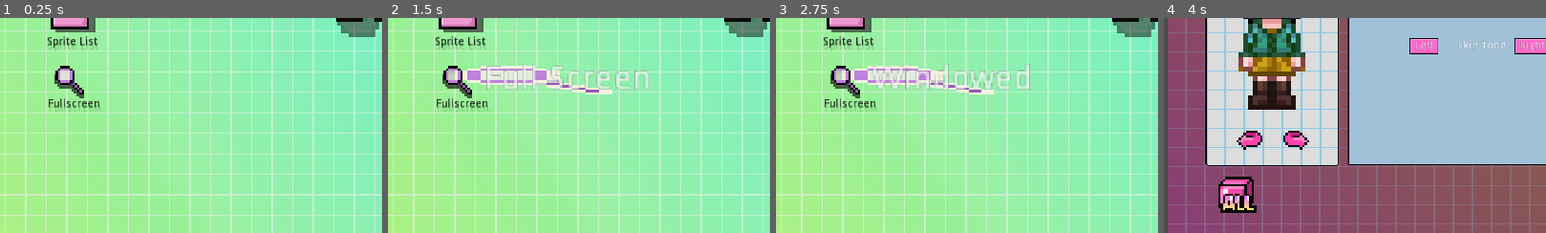
Above: before the commit, frames 1-4 (left to right).
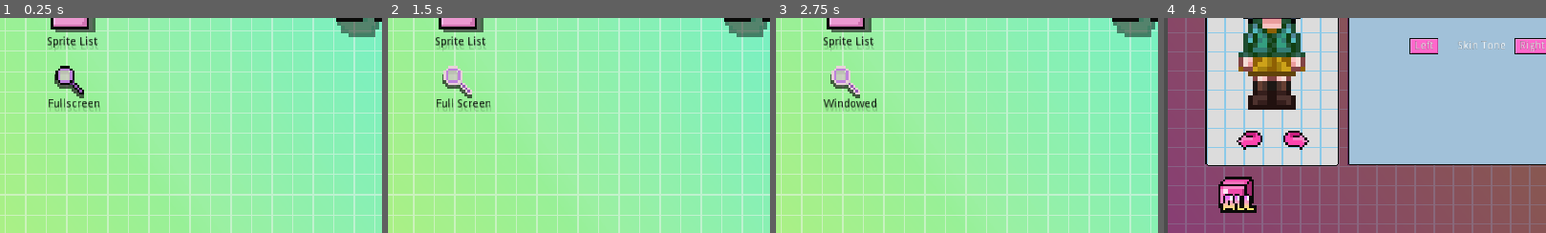
Above: after the commit, the same moments.

Repository: Sleeping-Robot-Games/Sprite-Generator
Game: Godot game, scene res://Scenes/Menu.tscn
Two runs of this game, one before a commit and one after it. Both use one fixed random seed, a clock stepped at 60 frames per second and the inputs below.
Inputs (mouse positions are % of the whole screen's width and height, from its top left; square brackets give the same spot before the commit, where the layout moved):
- Up to frame 1 (0.25 s): no input
- Up to frame 2 (1.5 s): click (9, 56) at 0.5 s; click (9, 56) [20, 56] at 1.25 s
- Up to frame 3 (2.75 s): click (9, 56) [21, 56] at 2 s
- Up to frame 4 (4 s): click (9, 25) at 2.75 s; click (43, 30) at 3.52 s; type "Alex" at 3.6 s
The pictures show only the part of the screen within x 0-50%, y 42-92%; the shares and areas given below are measured in that part.

The runs differ from the first frame. In frame 1, 0.1% of the frame differs, in the area x 15-19%, y 24-29%; in frame 2, 4.0%; in frame 3, 4.2%, in the area x 12-67%, y 21-44%; in frame 4, nothing differs.

Commit message:
fix fullscreen button

Diff:
--- a/Scenes/Main.tscn
+++ b/Scenes/Main.tscn
@@ -11,7 +11,6 @@
 [ext_resource path="res://Assets/Ui/magnifying.png" type="Texture" id=9]
 [ext_resource path="res://Assets/Ui/magnifyinghover.png" type="Texture" id=10]
 [ext_resource path="res://Assets/Ui/magnifyingpressed.png" type="Texture" id=11]
-[ext_resource path="res://Assets/Ui/magnifyingfocus.png" type="Texture" id=12]
 [ext_resource path="res://Assets/Ui/palette.png" type="Texture" id=13]
 [ext_resource path="res://Assets/Ui/palettefocus.png" type="Texture" id=14]
 [ext_resource path="res://Assets/Ui/palettepressed.png" type="Texture" id=15]
@@ -48,22 +47,6 @@
 [sub_resource type="StyleBoxTexture" id=3]
 texture = ExtResource( 4 )
 region_rect = Rect2( 0, 0, 32, 16 )
-
-[sub_resource type="StyleBoxTexture" id=5]
-texture = ExtResource( 10 )
-region_rect = Rect2( 0, 0, 16, 16 )
-
-[sub_resource type="StyleBoxTexture" id=6]
-texture = ExtResource( 11 )
-region_rect = Rect2( 0, 0, 16, 16 )
-
-[sub_resource type="StyleBoxTexture" id=7]
-texture = ExtResource( 12 )
-region_rect = Rect2( 0, 0, 16, 16 )
-
-[sub_resource type="StyleBoxTexture" id=8]
-texture = ExtResource( 9 )
-region_rect = Rect2( 0, 0, 16, 16 )
 
 [node name="Main" type="Node2D"]
 script = ExtResource( 1 )
@@ -158,19 +141,17 @@
 scale = Vector2( 3, 3 )
 texture = ExtResource( 9 )
 
-[node name="WindowChange" type="Button" parent="."]
+[node name="WindowChange" type="TextureButton" parent="."]
 margin_left = 67.0
 margin_top = 281.0
 margin_right = 83.0
 margin_bottom = 297.0
 rect_scale = Vector2( 3, 3 )
-custom_styles/hover = SubResource( 5 )
-custom_styles/pressed = SubResource( 6 )
-custom_styles/focus = SubResource( 7 )
-custom_styles/normal = SubResource( 8 )
-icon = ExtResource( 9 )
+texture_normal = ExtResource( 9 )
+texture_pressed = ExtResource( 11 )
+texture_hover = ExtResource( 10 )
 
-[node name="Fullscreen" type="Label" parent="."]
+[node name="WindowLabel" type="Label" parent="."]
 margin_left = 60.0
 margin_top = 328.0
 margin_right = 126.0
--- a/Scripts/Main.gd
+++ b/Scripts/Main.gd
@@ -18,8 +18,8 @@
 func _on_WindowChange_pressed():
 	if not OS.window_fullscreen:
 		OS.window_fullscreen = true
-		$WindowChange.text = 'Windowed'
+		$WindowLabel.text = 'Windowed'
 	else:
 		OS.window_fullscreen = false
 		OS.window_resizable = true
-		$WindowChange.text = 'Full Screen'
+		$WindowLabel.text = 'Full Screen'
Not shown: 1 places in Scenes/Main.tscn that only renumber resources
